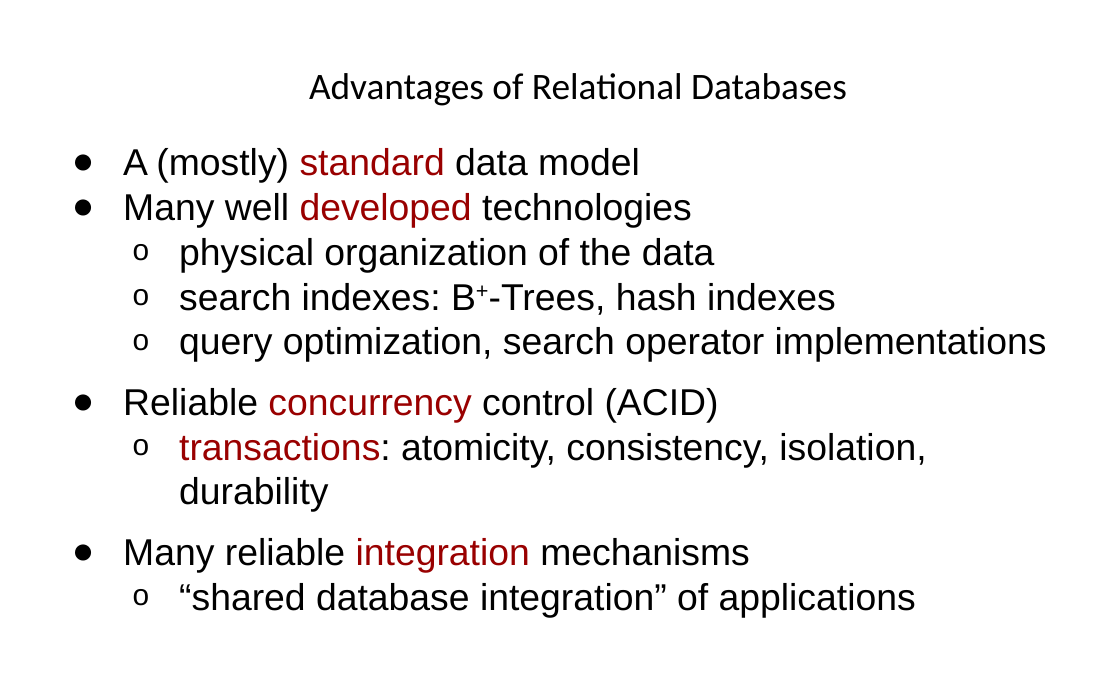
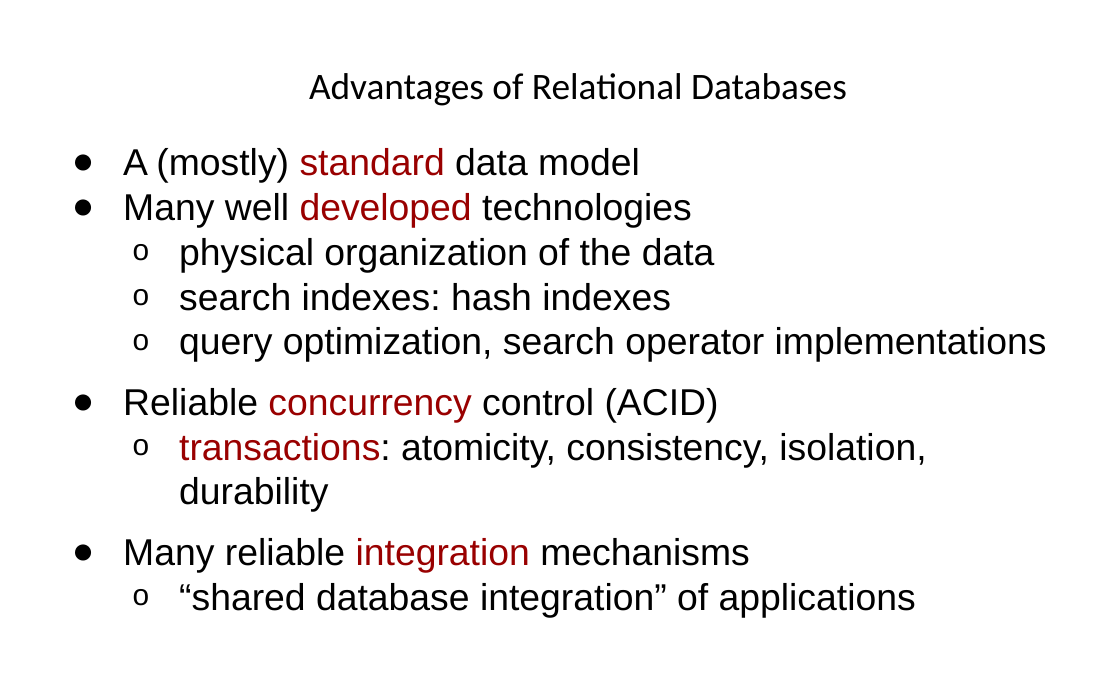
Before and after one commit to hogeschool/INFDEV026B, a slide deck: slide 4 of 2018-2019/build/Lecture 5.pptx. Drawn at 1120x700 pixels with LibreOffice and Linux fonts; fonts in the diff are those of the drawing. Boxes give left, top, right and bottom in pixels: in the first picture for what was removed or moved away, otherwise in the second. Text is boxed around its words. In the diff, an @@ line names an element or a change of style, - is before the commit and + after.

```diff
--- a/2018-2019/build/Lecture 5.pptx
+++ b/2018-2019/build/Lecture 5.pptx
@@ text at box(179, 283, 671, 311): text changed @@
-  o search indexes: B+-Trees, hash indexes
+  o search indexes: hash indexes
```
Also in this commit, not shown: 24 other slides changed, 3 slides added, 1 slide removed.
